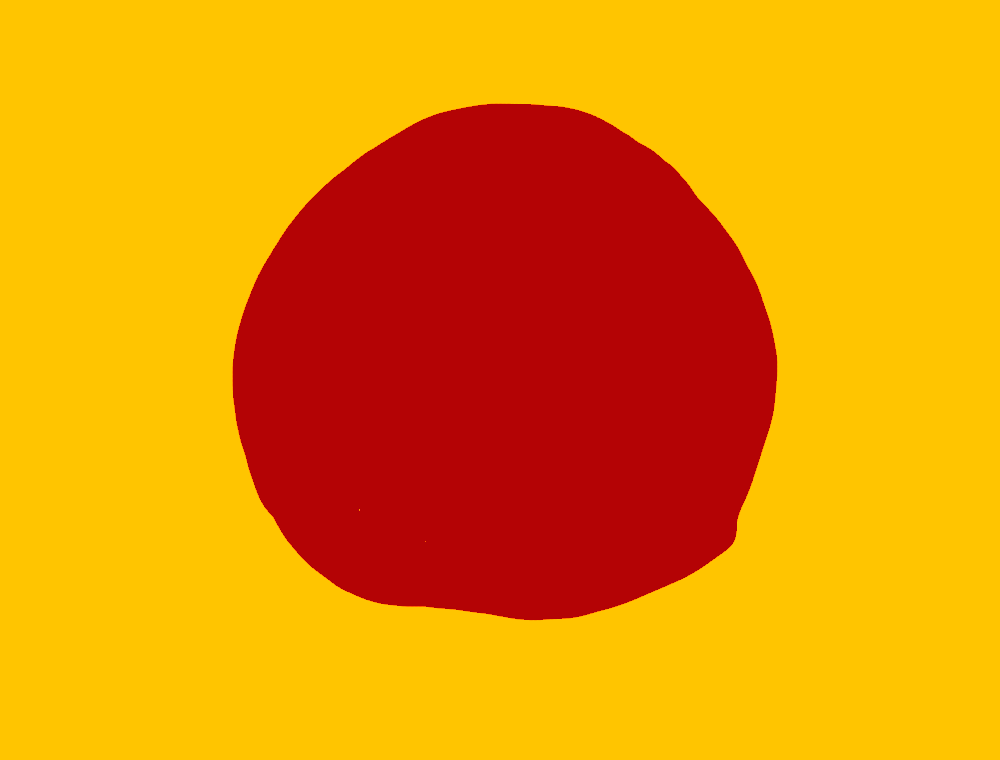
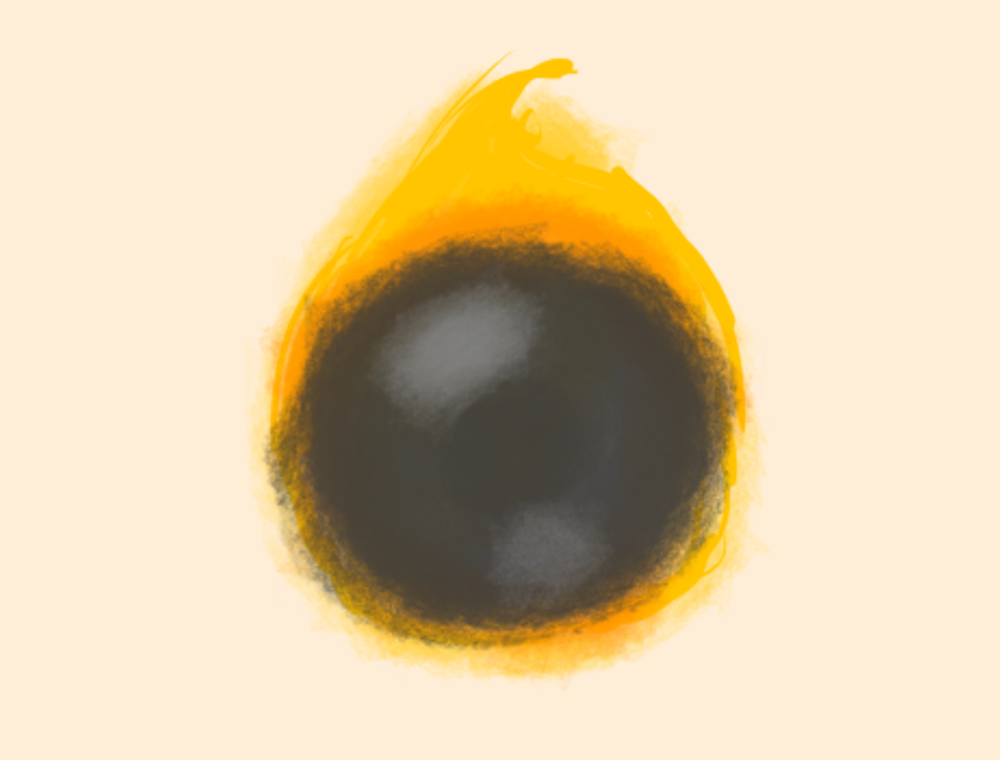
Layered file, before and after one edit (w=1000, h=760). Changes by layer:
hid "Paint Layer 1", painted on it over [0, 0, 1000, 760]
added layer "Paint Layer 8" above "Paint Layer 9" over [256, 64, 832, 640]
added layer "Paint Layer 9" above "Paint Layer 11" over [256, 0, 832, 640]
added layer "Paint Layer 7" above "Paint Layer 7 (pasted)" over [0, 0, 1000, 760]